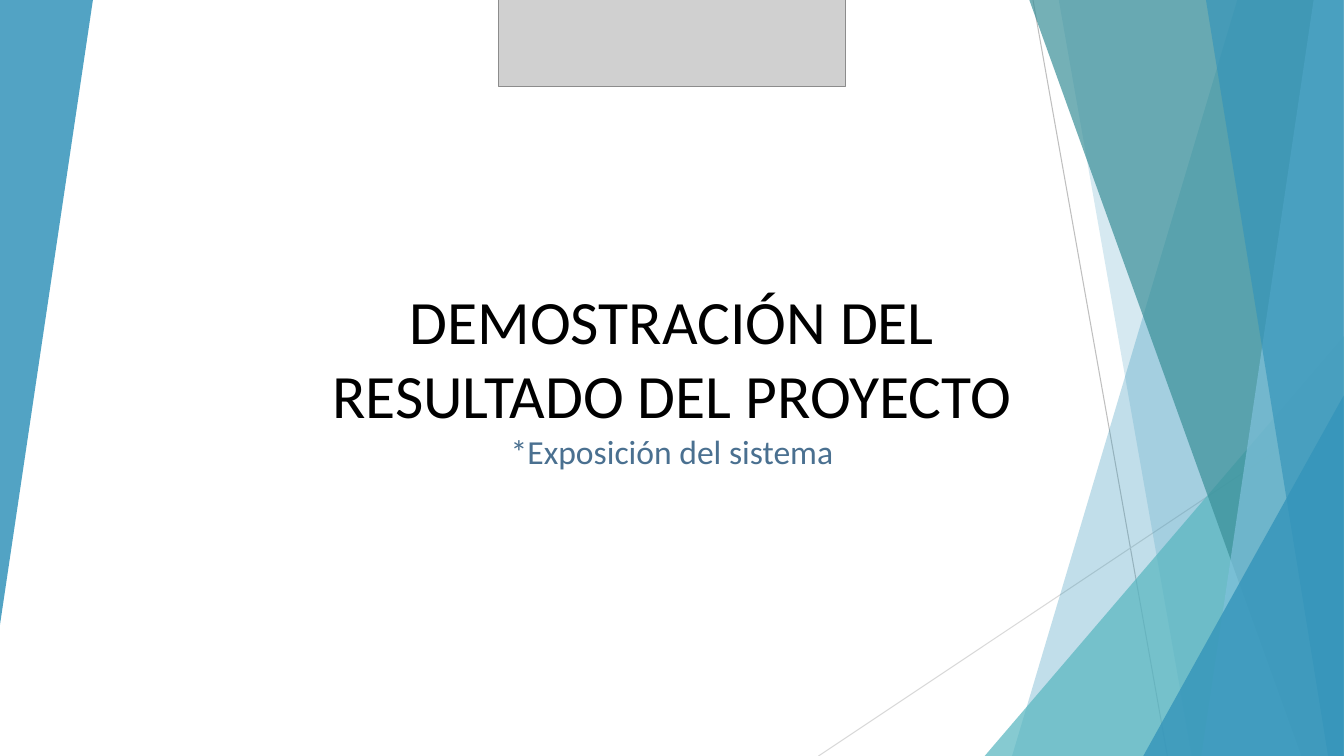
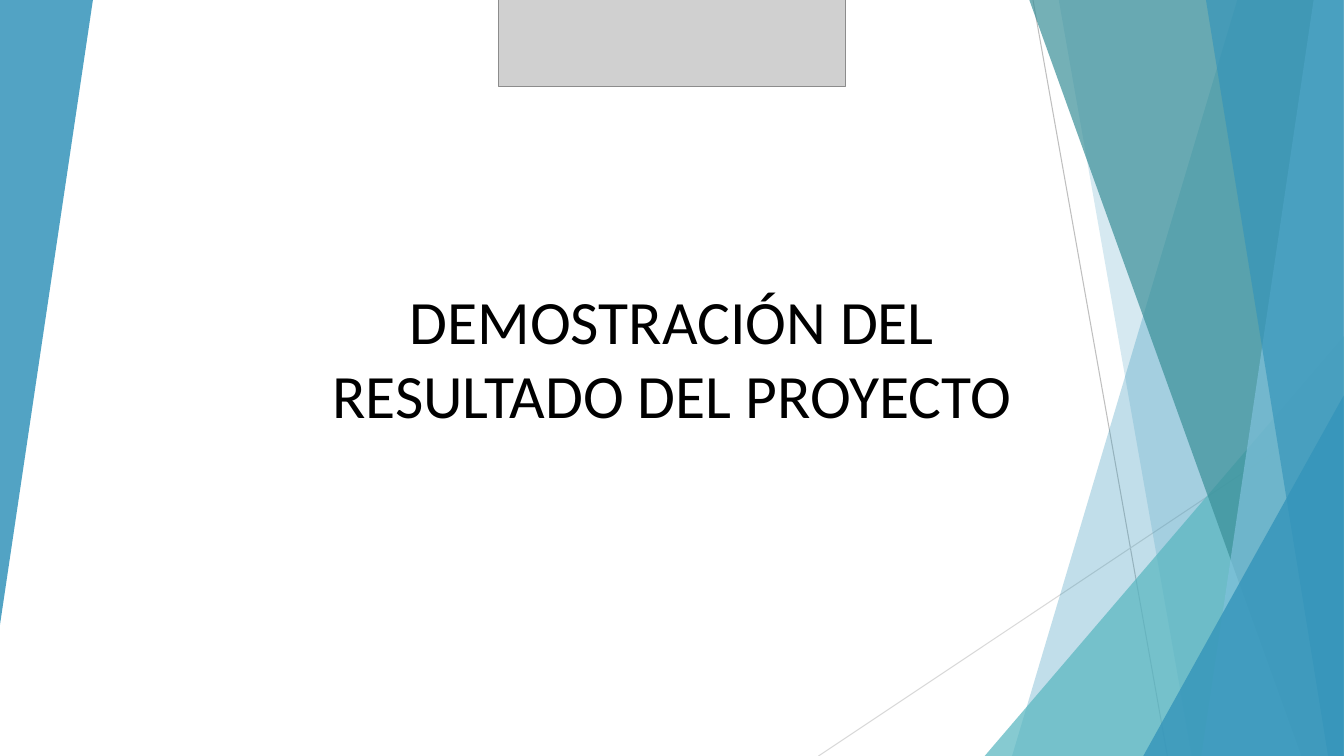
Before and after one commit to TopherHasashi/Servihogar-Capstone, a slide deck: slide 16 of Fase 2/Presentación Proyecto.pptx. Drawn at 1344x756 pixels with LibreOffice and Linux fonts; fonts in the diff are those of the drawing; grey boxes stand for pictures. Boxes give left, top, right and bottom in pixels: in the first picture for what was removed or moved away, otherwise in the second. Text is boxed around its words. In the diff, an @@ line names an element or a change of style, - is before the commit and + after.

```diff
--- a/Fase 2/Presentación Proyecto.pptx
+++ b/Fase 2/Presentación Proyecto.pptx
@@ text at bbox=[511, 440, 833, 470]: paragraph removed @@
-*Exposición del sistema
```
Also in this commit, not shown: 8 other slides changed, 12 other files.
